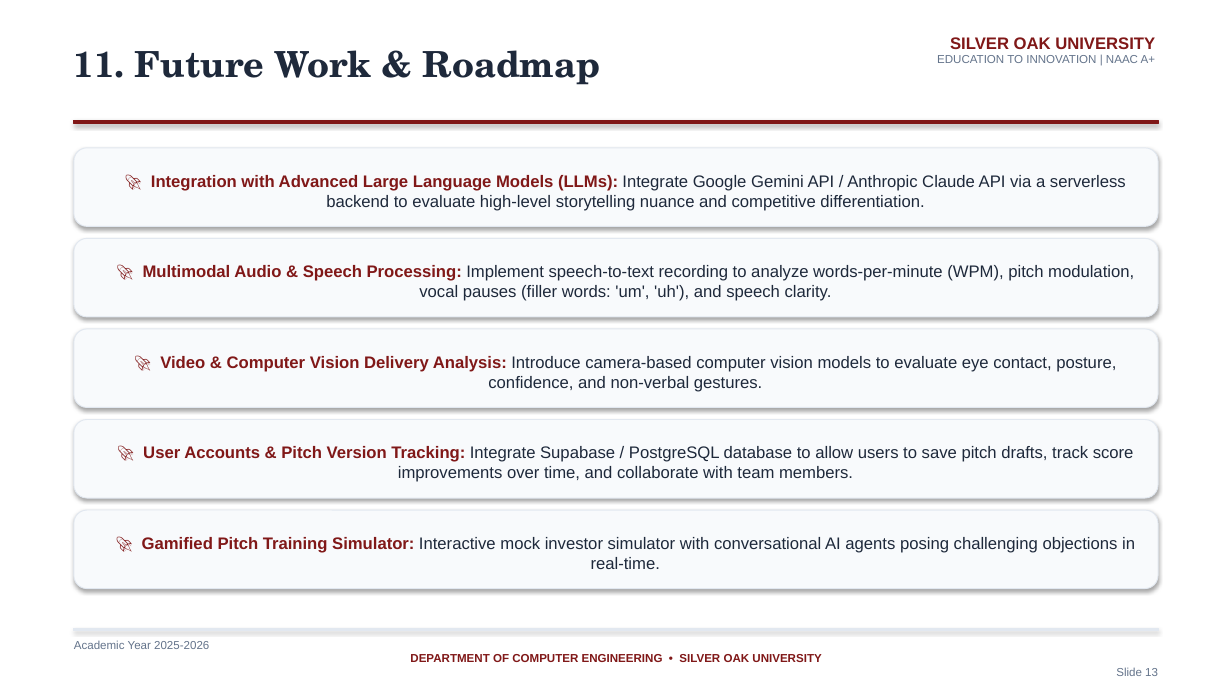
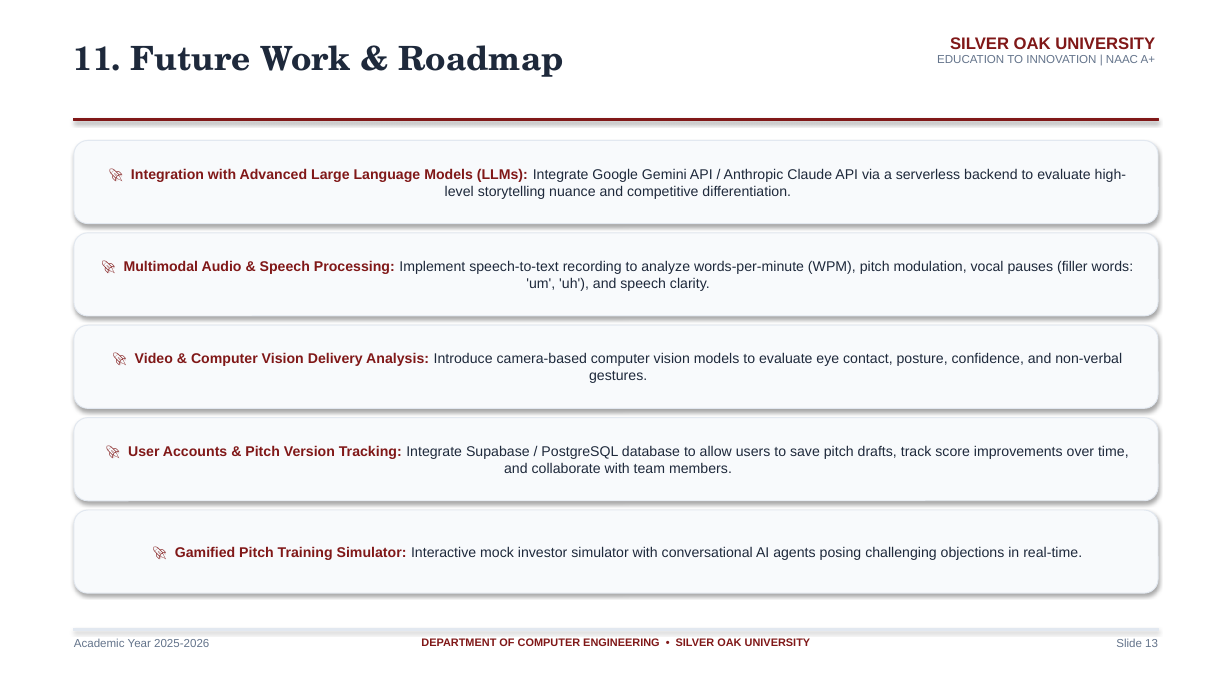
Before and after one commit to PARTHBAVALIYA/pitchiq, a slide deck: slide 13 of PitchIQ_SilverOak_Presentation.pptx. Drawn at 1232x693 pixels with LibreOffice and Linux fonts; fonts in the diff are those of the drawing. Boxes give left, top, right and bottom in pixels: in the first picture for what was removed or moved away, otherwise in the second. Text is boxed around its words. In the diff, an @@ line names an element or a change of style, - is before the commit and + after.

Commit message:
Fix slide formatting, card padding, and box boundaries in PPT

```diff
--- a/PitchIQ_SilverOak_Presentation.pptx
+++ b/PitchIQ_SilverOak_Presentation.pptx
@@ text "11. Future Work & Roadmap" at (74,45,564,77): size 28 to 26 pt @@
@@ size 13 to 11 pt in 5 elements at (74,418,1158,501), (74,325,1158,409), (74,510,1158,593), (74,233,1158,316), (74,140,1158,224) @@
@@ rounded rectangle "🚀 Integration with Advanced Large ...": place and size @@
-rounded rectangle "🚀 Integration with Advanced Large ..." at (74,148,1158,226)
+rounded rectangle "🚀 Integration with Advanced Large ..." at (74,140,1158,224)
@@ rounded rectangle "🚀 Multimodal Audio & Speech ...": place and size @@
-rounded rectangle "🚀 Multimodal Audio & Speech ..." at (74,238,1158,317)
+rounded rectangle "🚀 Multimodal Audio & Speech ..." at (74,233,1158,316)
@@ rounded rectangle "🚀 Video & Computer Vision ...": place and size @@
-rounded rectangle "🚀 Video & Computer Vision ..." at (74,329,1158,408)
+rounded rectangle "🚀 Video & Computer Vision ..." at (74,325,1158,409)
@@ rounded rectangle "🚀 Gamified Pitch Training Simulator: ...": place and size @@
-rounded rectangle "🚀 Gamified Pitch Training Simulator: ..." at (74,510,1158,589)
+rounded rectangle "🚀 Gamified Pitch Training Simulator: ..." at (74,510,1158,593)
@@ text at (410,654,1158,676): paragraphs removed @@
-DEPARTMENT OF COMPUTER ENGINEERING • SILVER OAK UNIVERSITY
-Slide 13
@@ text added at (421,638,811,649), 8.5 pt, text #801818, bold @@
+DEPARTMENT OF COMPUTER ENGINEERING • SILVER OAK UNIVERSITY
@@ text added at (1116,638,1158,647), 9 pt, text #64748B @@
+Slide 13
```
Also in this commit, not shown: 13 other slides changed.
